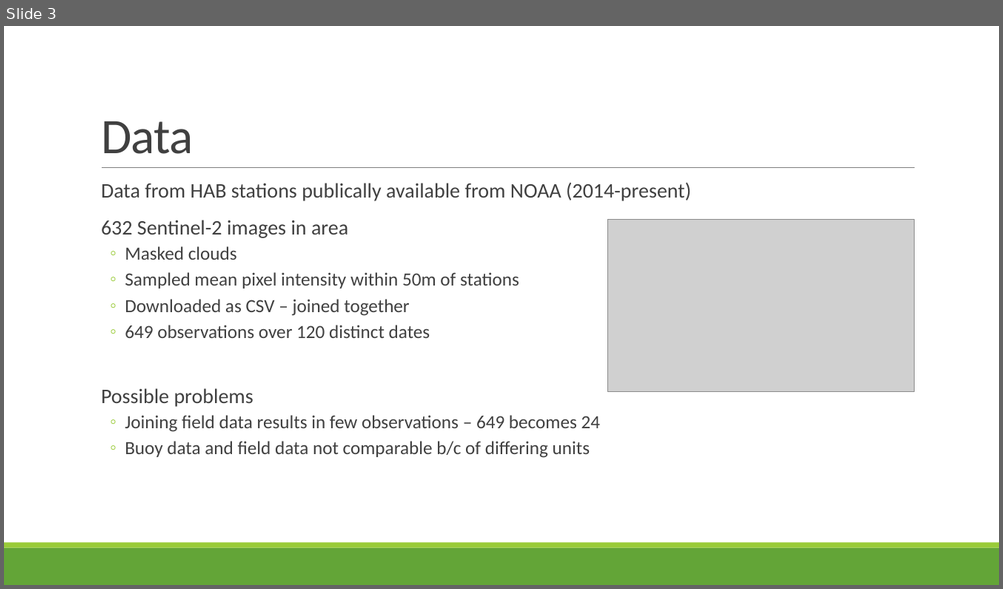
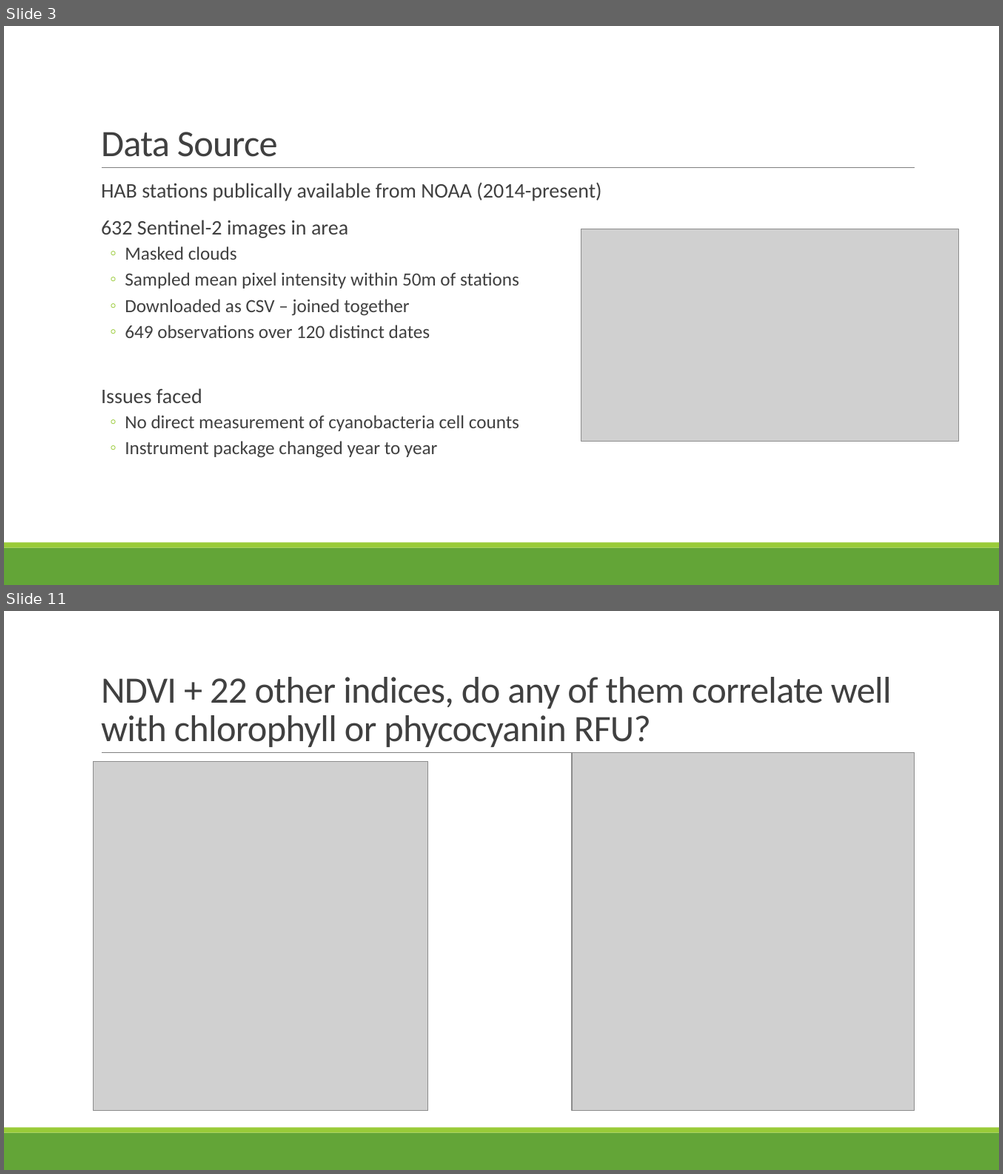
Before and after one commit to s-kganz/erie_habs, a slide deck: 04_presentation/HABs with Sentinel-2.pptx. Shown one above the other, each under a label of ours: slide 3 before the commit, slides 3 and 11 after it; the slides between them are not shown. The pictures are 1003x589 and 1003x1174 pixels, drawn with LibreOffice and Linux fonts; fonts in the diff are those of the drawing; grey boxes stand for pictures. Boxes give left, top, right and bottom in pixels: in the first picture for what was removed or moved away, otherwise in the second. Text is boxed around its words. In the diff, an @@ line names an element or a change of style, - is before the commit and + after.

```diff
--- a/04_presentation/HABs with Sentinel-2.pptx
+++ b/04_presentation/HABs with Sentinel-2.pptx
@@ slide 11 added at box(4, 611, 999, 1170), background #FFFFFF; not listed: 3 template elements that a slide beside it also shows @@
@@ title added at box(101, 677, 891, 747), 36 pt, text #404040 @@
+NDVI + 22 other indices, do any of them correlate well with chlorophyll or phycocyanin RFU?
@@ picture added at box(94, 762, 428, 1111) @@
@@ picture added at box(572, 753, 914, 1111) @@
@@ slide 3 changed as well @@
@@ title at box(101, 132, 278, 157): text changed; size 48 to 36 pt @@
-Data
+Data Source
@@ text at box(101, 182, 601, 201): text changed @@
-  Data from HAB stations publically available from NOAA (2014-present)
+  HAB stations publically available from NOAA (2014-present)
@@ picture: place and size @@
-picture at box(608, 219, 914, 392)
+picture at box(580, 229, 959, 442)
@@ text at box(101, 389, 519, 458): text changed @@
-  Possible problems
-  ◦ Joining field data results in few observations – 649 becomes 24
-  ◦ Buoy data and field data not comparable b/c of differing units
+  Issues faced
+  ◦ No direct measurement of cyanobacteria cell counts
+  ◦ Instrument package changed year to year
```
Also in this commit, not shown: 2 other slides changed, 12 other slides added, 1 slide removed, 7 other files.
